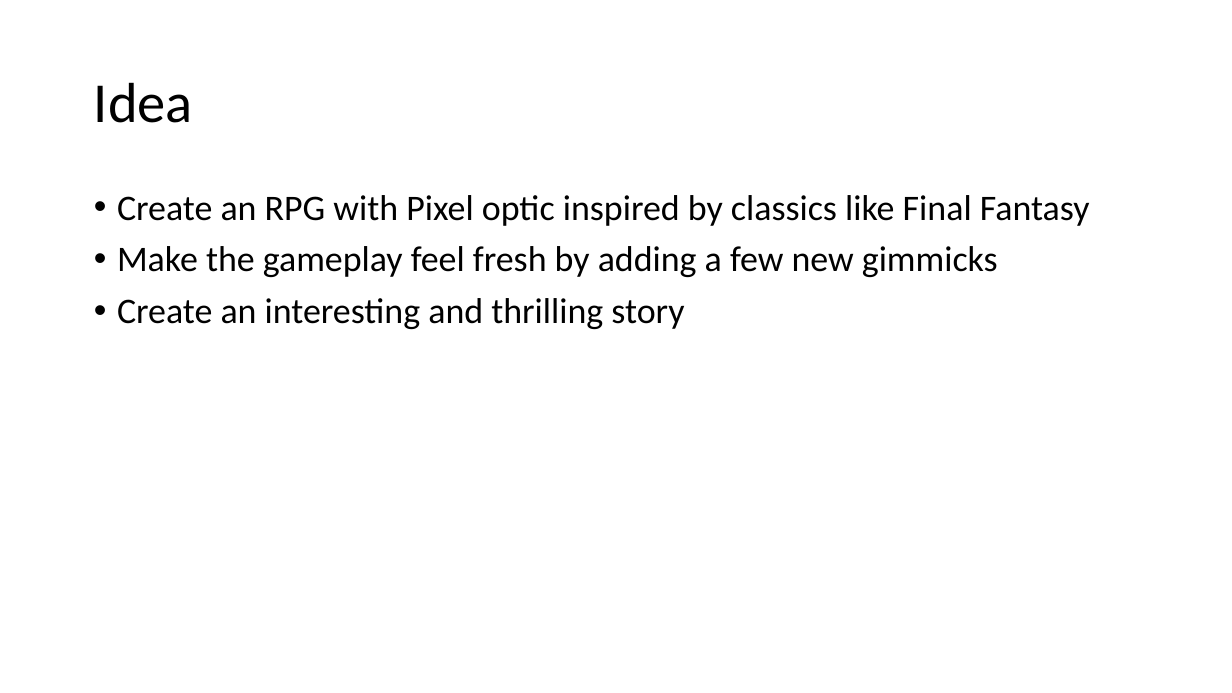
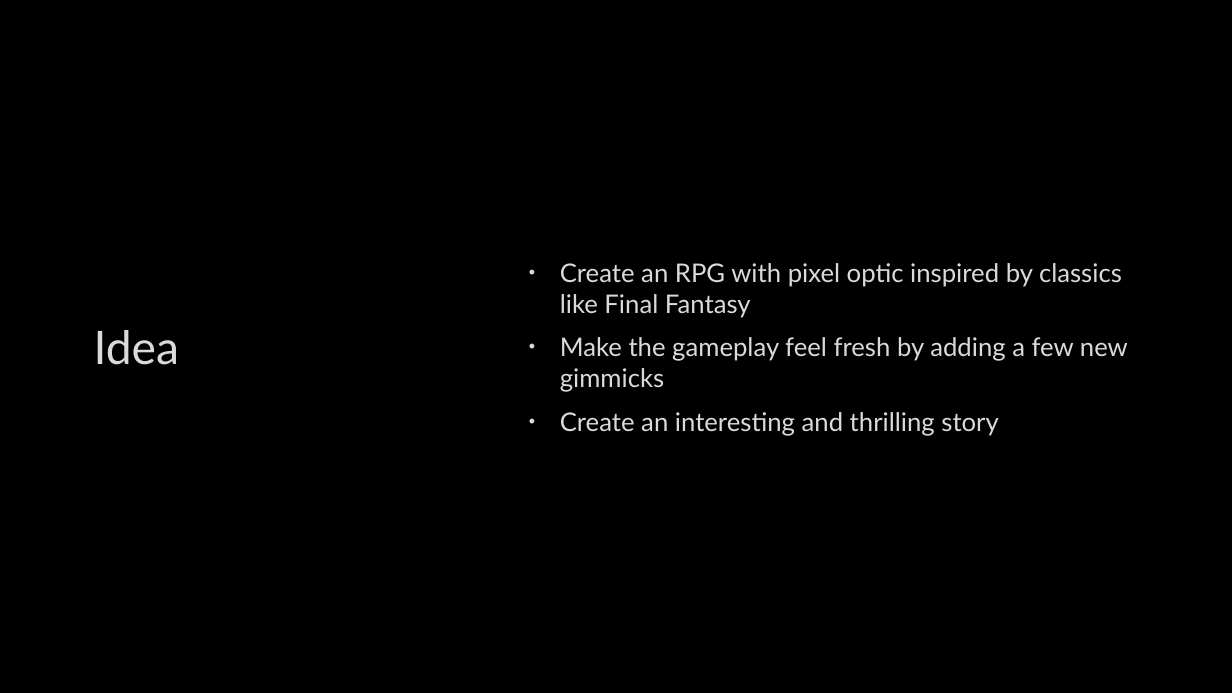
Before and after one commit to KericAlpha/KingdomOfSouls, a slide deck: slide 2 of Presentation/Kingdom of Souls.pptx. Drawn at 1232x693 pixels with LibreOffice and Linux fonts; fonts in the diff are those of the drawing; background and template pictures are left out. Boxes give left, top, right and bottom in pixels: in the first picture for what was removed or moved away, otherwise in the second. Text is boxed around its words. In the diff, an @@ line names an element or a change of style, - is before the commit and + after.

```diff
--- a/Presentation/Kingdom of Souls.pptx
+++ b/Presentation/Kingdom of Souls.pptx
@@ background #FFFFFF to picture (left out) @@
@@ title "Idea": place and size @@
-title "Idea" at <box>94,82,193,123</box>
+title "Idea" at <box>94,330,179,365</box>
@@ title "Idea" at <box>94,330,179,365</box>: size 44 to 36 pt, font Calibri to Lato, text colour #000000 to #DADADA, letter outline none to #404040 0.75 pt; line spacing 0.9 to 1 @@
@@ text "Create an RPG with pixel ...": place and size @@
-text "Create an RPG with pixel ..." at <box>117,195,1090,329</box>
+text "Create an RPG with pixel ..." at <box>560,263,1128,436</box>
@@ text "Create an RPG with pixel ..." at <box>560,263,1128,436</box>: vertical alignment top to middle @@
@@ text at <box>560,263,1122,318</box>: text changed; size 28 to 20 pt; font Calibri to Lato; text colour #000000 to #DADADA @@
-• Create an RPG with Pixel optic inspired by classics like Final Fantasy
+• Create an RPG with pixel optic inspired by classics like Final Fantasy
@@ text at <box>560,337,1128,436</box>: size 28 to 20 pt, font Calibri to Lato, text colour #000000 to #DADADA, letter outline none to #404040 0.75 pt in "Make the gameplay feel fresh by adding ...", "Create an interesting and thrilling story"; indent changed; line spacing 0.9 to 1 @@
```
Also in this commit, not shown: 4 other slides changed, 2 slides added, 2 slides removed.
